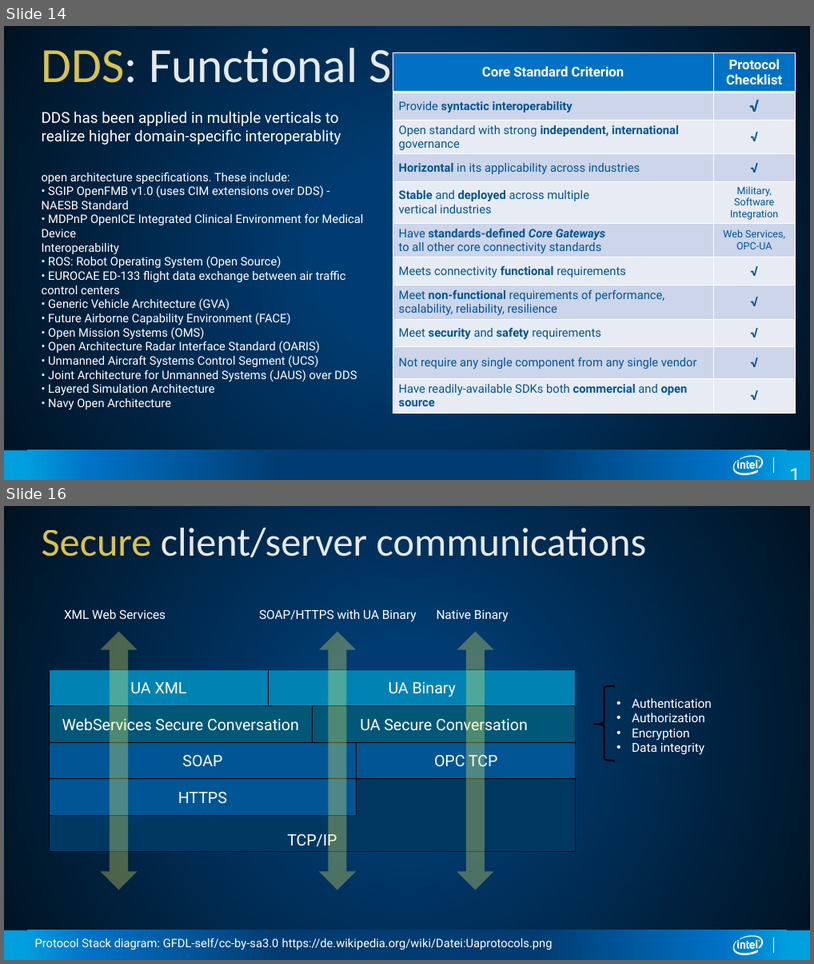
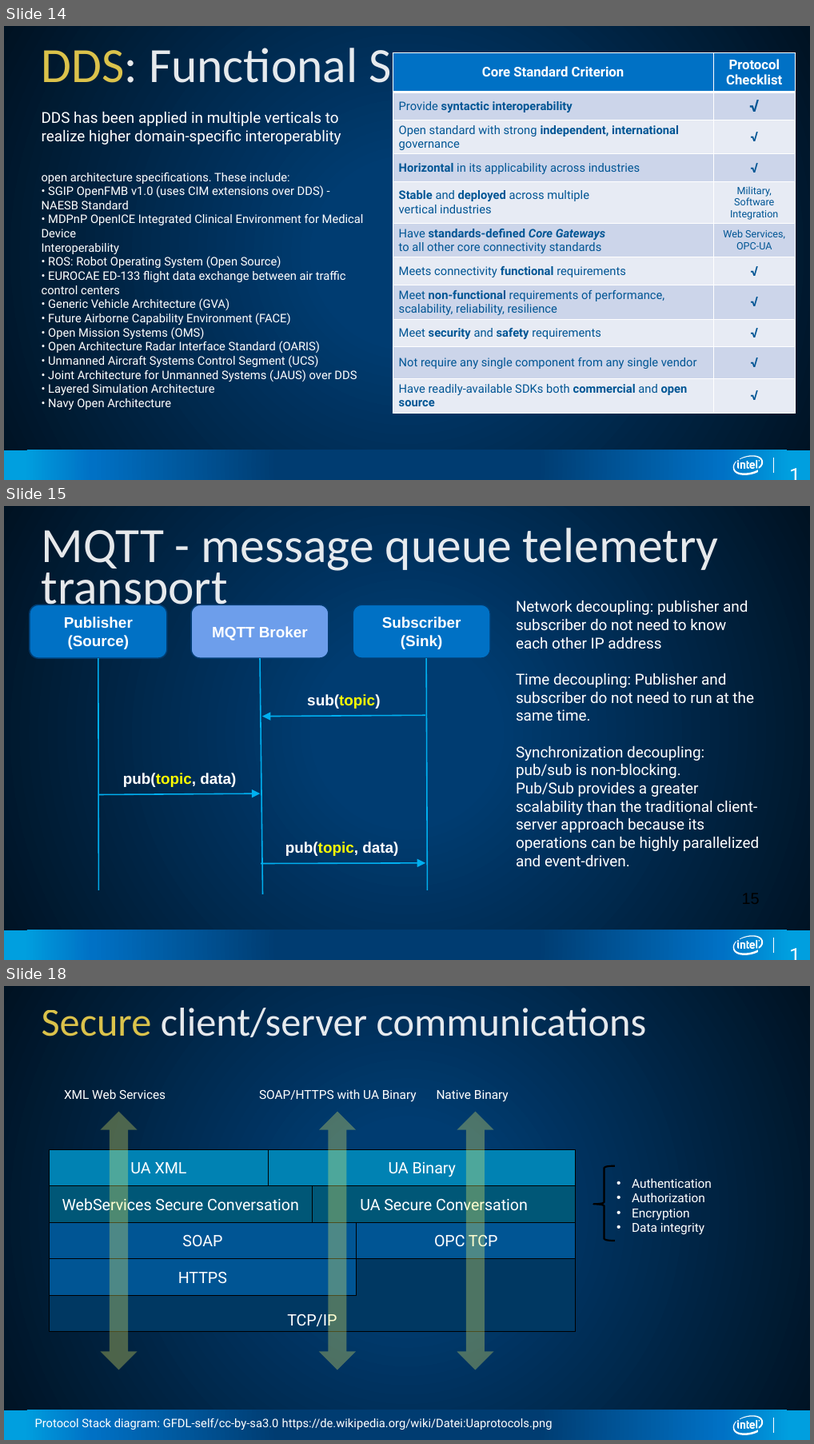
Before and after one commit to SSG-DRD-IOT/Industrial-IoT-Workshop, a slide deck: presentations/Industrial-Protocols.pptx. Shown one above the other, each under a label of ours: slides 14 and 16 before the commit, slides 14, 15 and 18 after it; the slides between them are not shown. The pictures are 814x964 and 814x1444 pixels, drawn with LibreOffice and Linux fonts; fonts in the diff are those of the drawing. Boxes give left, top, right and bottom in pixels: in the first picture for what was removed or moved away, otherwise in the second. Text is boxed around its words. In the diff, an @@ line names an element or a change of style, - is before the commit and + after.

```diff
--- a/presentations/Industrial-Protocols.pptx
+++ b/presentations/Industrial-Protocols.pptx
@@ slide 15 added at bbox=[4, 506, 810, 960], background gradient #003C71 to #001222; not listed: 4 template elements that a slide beside it also shows @@
@@ title added at bbox=[42, 528, 719, 615], 58.7 pt, text #FFFFFF at 90% opacity @@
+MQTT - message queue telemetry transport
@@ text added at bbox=[516, 600, 759, 867], 18 pt, text #FFFFFF @@
+Network decoupling: publisher and subscriber do not need to know each other IP address
+Time decoupling: Publisher and subscriber do not need to run at the same time.
+Synchronization decoupling: pub/sub is non-blocking.
+Pub/Sub provides a greater scalability than the traditional client-server approach because its operations can be highly parallelized and event-driven.
@@ rounded rectangle added at bbox=[30, 604, 167, 658], fill #0071C5, outline #003C71 1.5 pt, 18 pt, text #FFFFFF, bold @@
+Publisher (Source)
@@ rounded rectangle added at bbox=[191, 604, 330, 658], fill #6D9EEB, outline #003C71 1.5 pt, 18 pt, text #FFFFFF, bold @@
+MQTT Broker
@@ rounded rectangle added at bbox=[353, 604, 491, 658], fill #0071C5, outline #003C71 1.5 pt, 18 pt, text #FFFFFF, bold @@
+Subscriber (Sink)
@@ line added from (98, 659) to (99, 890), #00AEEF 1.5 pt @@
@@ line added from (260, 659) to (263, 894), #00B0F0 1.5 pt @@
@@ line added from (427, 659) to (427, 890), #00B0F0 1.5 pt @@
@@ text added at bbox=[307, 694, 380, 708], 18 pt, text #FFFFFF, bold @@
+sub(topic)
@@ arrow added from (426, 716) to (262, 716), #00B0F0 1.5 pt @@
@@ arrow added from (99, 795) to (261, 793), #00B0F0 1.5 pt @@
@@ text added at bbox=[123, 772, 236, 787], 18 pt, text #FFFFFF, bold @@
+pub(topic, data)
@@ text added at bbox=[286, 841, 398, 856], 18 pt, text #FFFFFF, bold @@
+pub(topic, data)
@@ arrow added from (261, 864) to (426, 863), #00B0F0 1.5 pt @@
@@ page number added at bbox=[784, 940, 796, 951], 24 pt, text #FFFFFF @@
+15
@@ what was slide 16 is now slide 18 @@
```
Also in this commit, not shown: 2 slides changed, 5 other slides added.
